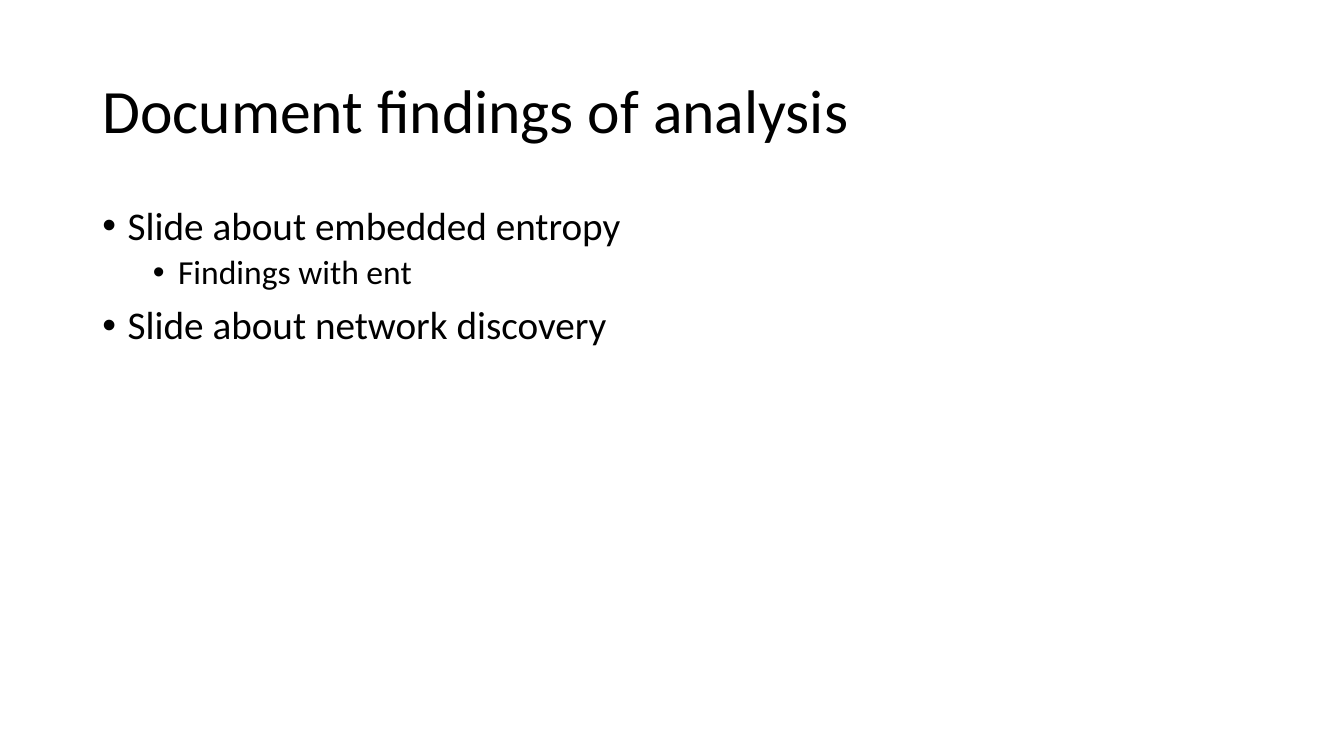
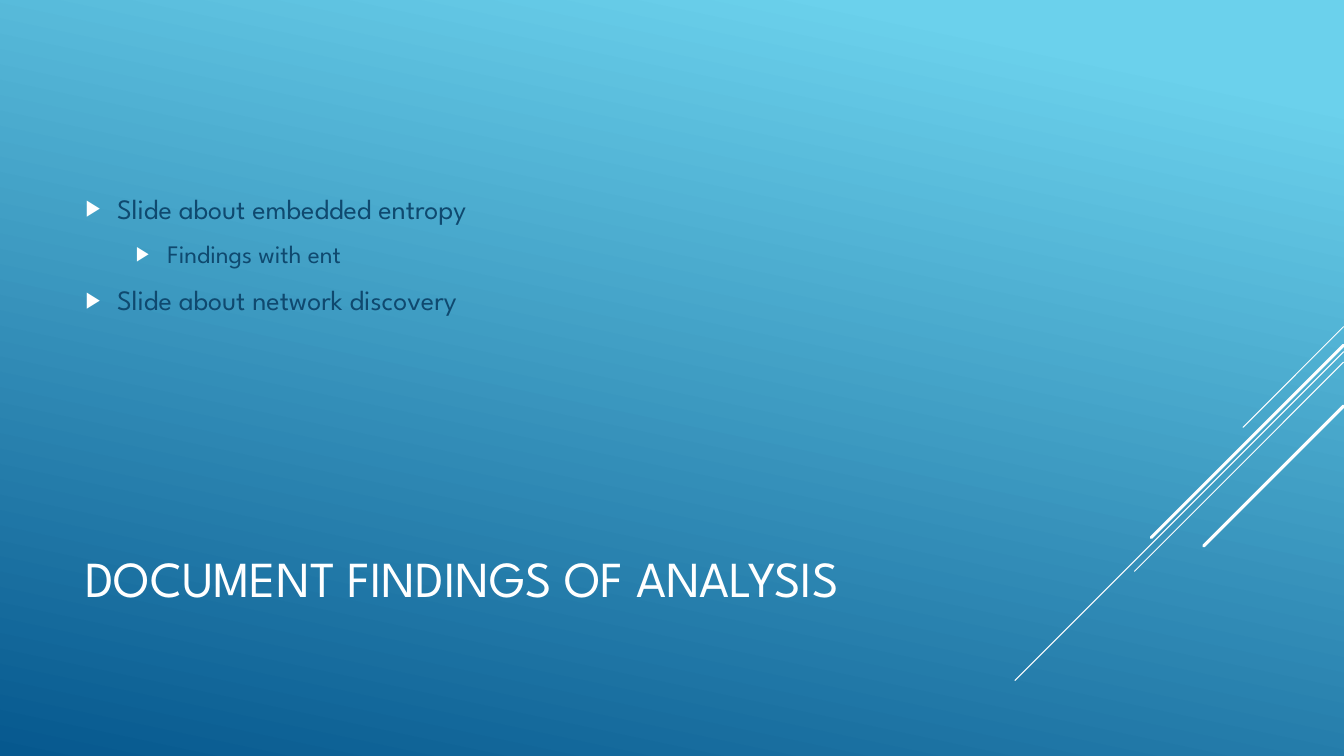
Before and after one commit to mgwerder/messageVortex, a slide deck: slide 8 of Varia/defence/defence_mark1.pptx (slide 7 before the commit). Drawn at 1344x756 pixels with LibreOffice and Linux fonts; fonts in the diff are those of the drawing. Boxes give left, top, right and bottom in pixels: in the first picture for what was removed or moved away, otherwise in the second. Text is boxed around its words. In the diff, an @@ line names an element or a change of style, - is before the commit and + after.

```diff
--- a/Varia/defence/defence_mark1.pptx
+++ b/Varia/defence/defence_mark1.pptx
@@ background #FFFFFF to gradient #6ED2EB to #06588E @@
@@ text "Slide about embedded entropy": place and size @@
-text "Slide about embedded entropy" at (128, 212, 621, 346)
+text "Slide about embedded entropy" at (117, 200, 466, 316)
@@ text "Slide about embedded entropy" at (117, 200, 466, 316): size 28 to 20 pt in "Slide about embedded entropy", "Slide about network discovery"; font Calibri to League Spartan, text colour #000000 to #0F496F; size 24 to 18 pt in "Findings with ent"; bullet • to ▶; line spacing 0.9 to 1; more space between paragraphs; vertical alignment top to middle @@
@@ group added at (1015, 327, 1344, 681): 5 lines @@
@@ title at (86, 563, 839, 598): text changed; size 44 to 36 pt; font Calibri to League Spartan; text colour #000000 to #FFFFFF @@
-Document findings of analysis
+DOCUMENT FINDINGS OF ANALYSIS
```
Also in this commit, not shown: 3 other slides changed, 5 slides added, 4 slides removed, 10 other files.
